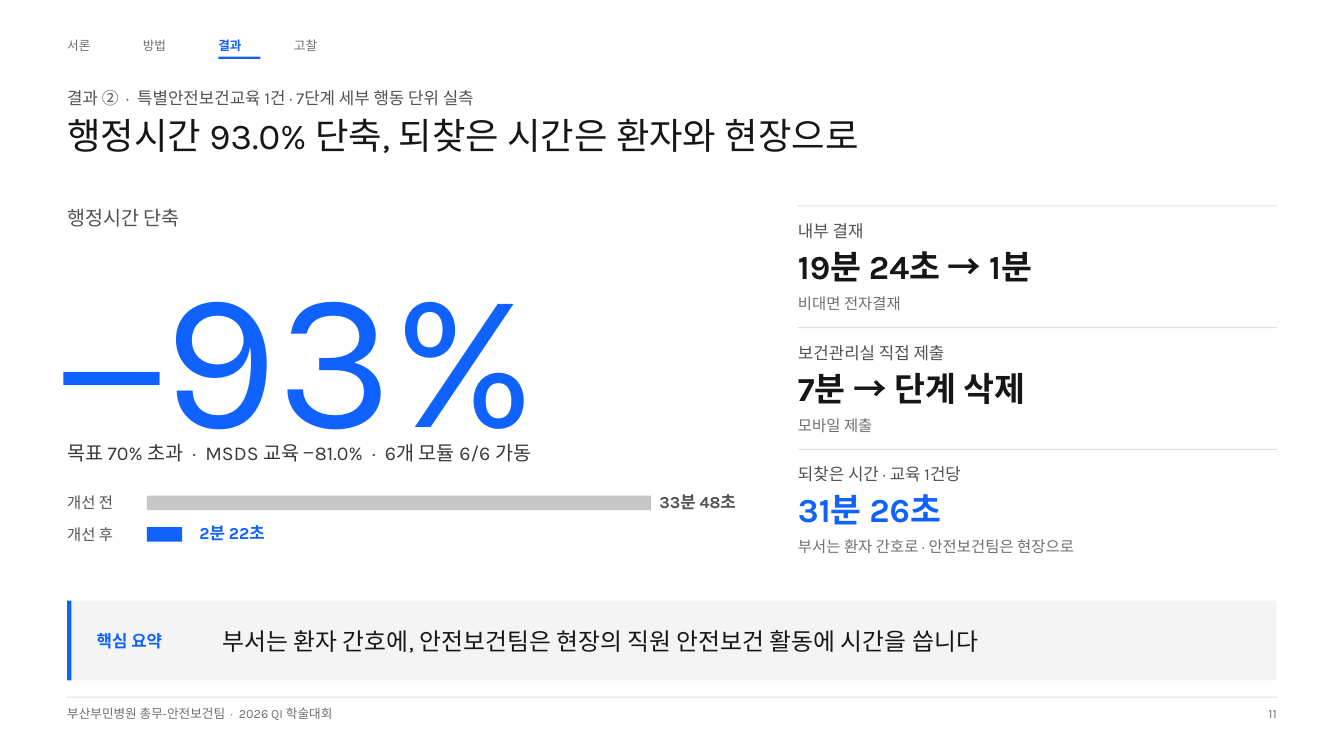
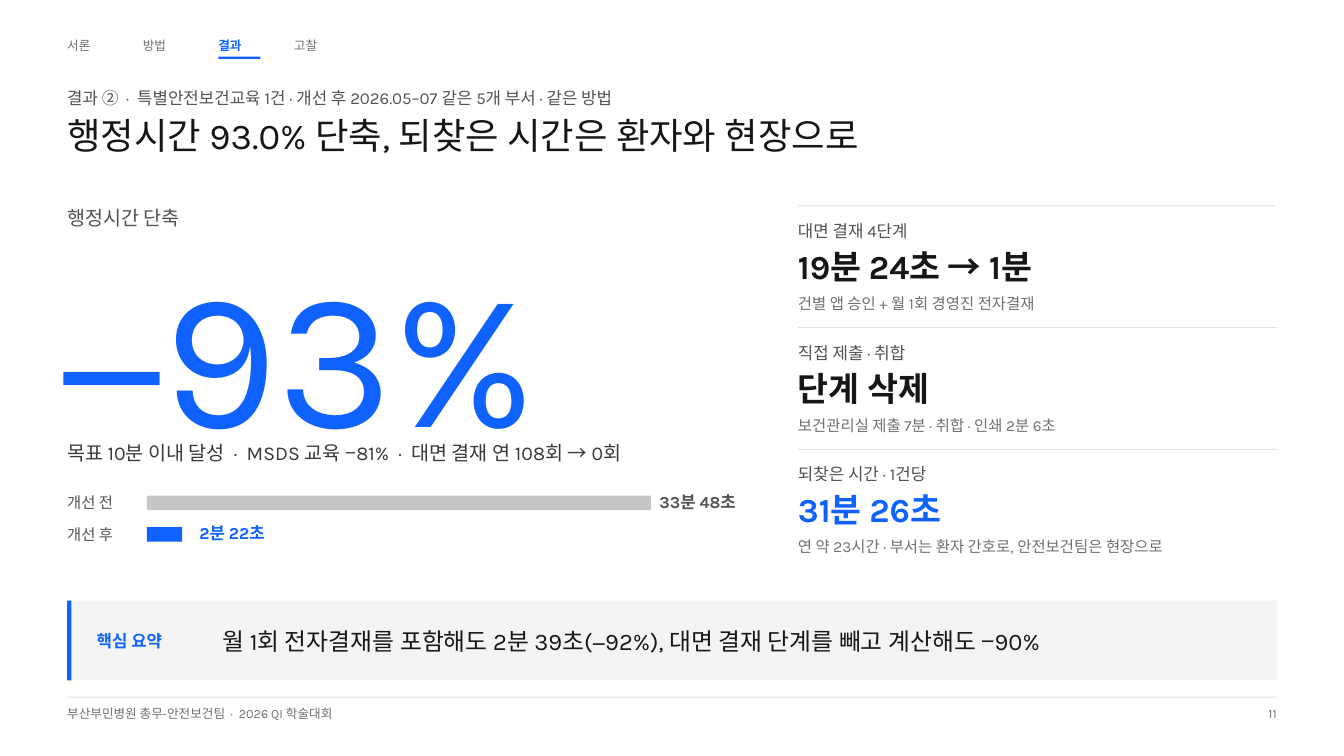
Before and after one commit to buminhealth/health, a slide deck: slide 11 of docs/QI_학술대회_발표_B.pptx. Drawn at 1344x756 pixels with LibreOffice and Linux fonts; fonts in the diff are those of the drawing. Boxes give left, top, right and bottom in pixels: in the first picture for what was removed or moved away, otherwise in the second. Text is boxed around its words. In the diff, an @@ line names an element or a change of style, - is before the commit and + after.

```diff
--- a/docs/QI_학술대회_발표_B.pptx
+++ b/docs/QI_학술대회_발표_B.pptx
@@ text at (x1=67, y1=90, x2=612, y2=106): text changed @@
-결과 ② · 특별안전보건교육 1건 · 7단계 세부 행동 단위 실측
+결과 ② · 특별안전보건교육 1건 · 개선 후 2026.05–07 같은 5개 부서 · 같은 방법
@@ text at (x1=798, y1=223, x2=907, y2=239): text changed @@
-내부 결재
+대면 결재 4단계
@@ text at (x1=798, y1=296, x2=1035, y2=310): text changed @@
-비대면 전자결재
+건별 앱 승인 + 월 1회 경영진 전자결재
@@ text at (x1=798, y1=345, x2=905, y2=361): text changed @@
-보건관리실 직접 제출
+직접 제출 · 취합
@@ text at (x1=798, y1=373, x2=929, y2=404): text changed @@
-7분 → 단계 삭제
+단계 삭제
@@ text at (x1=798, y1=418, x2=1056, y2=432): text changed @@
-모바일 제출
+보건관리실 제출 7분 · 취합 · 인쇄 2분 6초
@@ text at (x1=67, y1=443, x2=622, y2=462): text changed @@
-목표 70% 초과 · MSDS 교육 −81.0% · 6개 모듈 6/6 가동
+목표 10분 이내 달성 · MSDS 교육 −81% · 대면 결재 연 108회 → 0회
@@ text at (x1=798, y1=466, x2=926, y2=482): text changed @@
-되찾은 시간 · 교육 1건당
+되찾은 시간 · 1건당
@@ text at (x1=798, y1=539, x2=1163, y2=554): text changed @@
-부서는 환자 간호로 · 안전보건팀은 현장으로
+연 약 23시간 · 부서는 환자 간호로, 안전보건팀은 현장으로
@@ text at (x1=223, y1=630, x2=1039, y2=653): text changed @@
-부서는 환자 간호에, 안전보건팀은 현장의 직원 안전보건 활동에 시간을 씁니다
+월 1회 전자결재를 포함해도 2분 39초(−92%), 대면 결재 단계를 빼고 계산해도 −90%
```
Also in this commit, not shown: 12 other slides changed, 5 other files.
